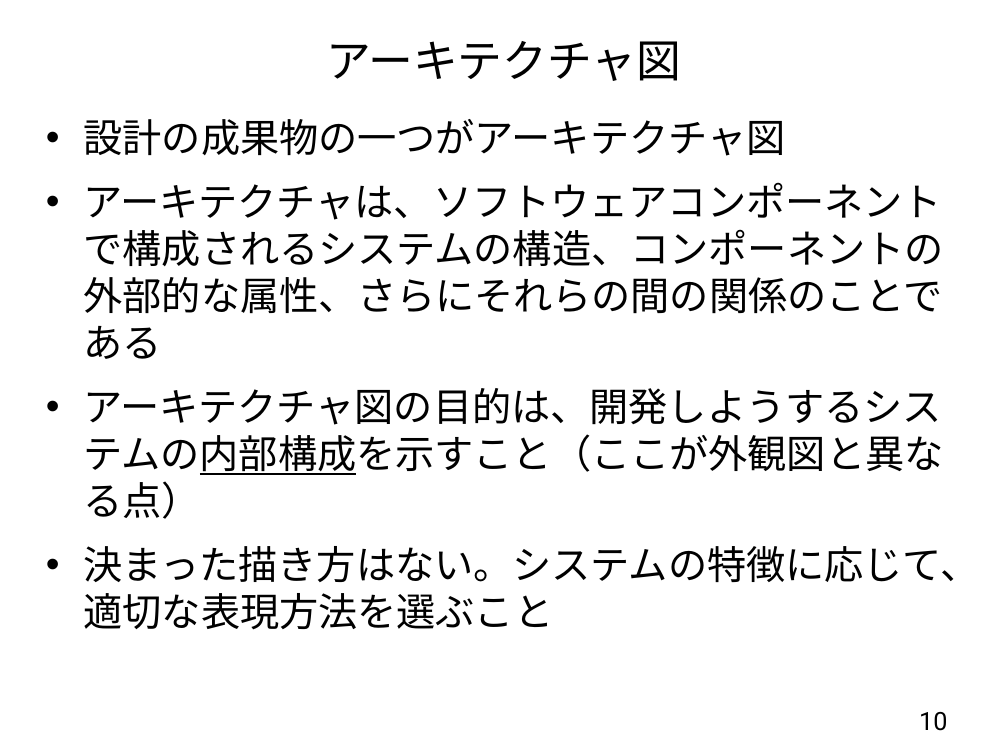
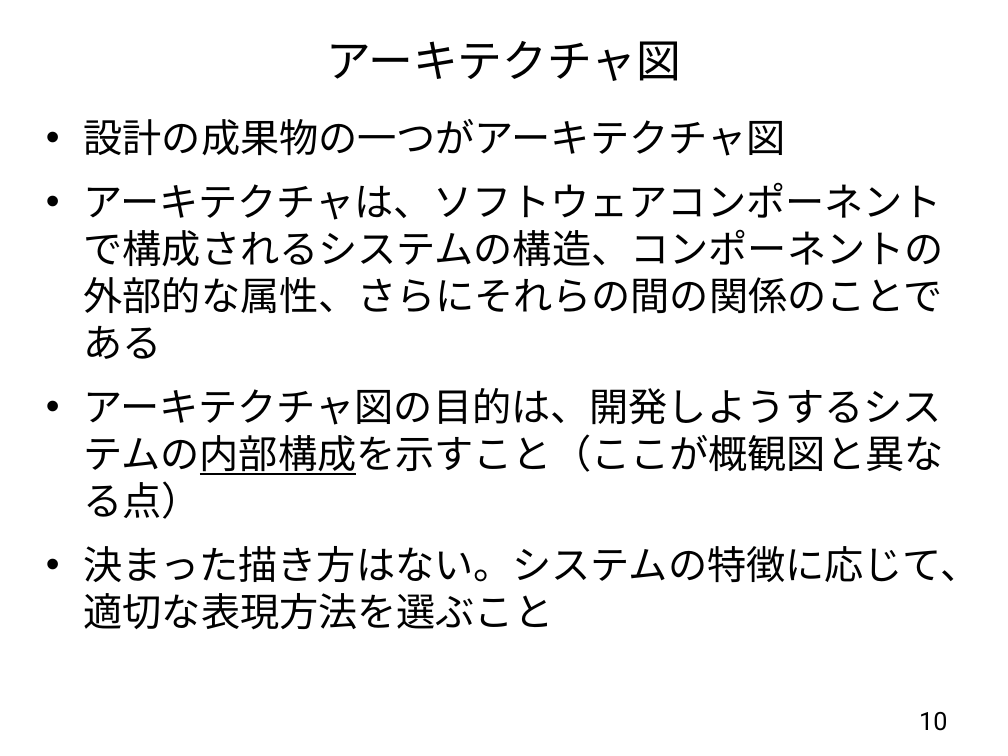
Before and after one commit to gotoh-lab-su/b4docs, a slide deck: slide 10 of PPTs/PreDefenseTemplate.pptx. Drawn at 1008x756 pixels with LibreOffice and Linux fonts; fonts in the diff are those of the drawing. Boxes give left, top, right and bottom in pixels: in the first picture for what was removed or moved away, otherwise in the second. Text is boxed around its words. In the diff, an @@ line names an element or a change of style, - is before the commit and + after.

```diff
--- a/PPTs/PreDefenseTemplate.pptx
+++ b/PPTs/PreDefenseTemplate.pptx
@@ text at [84, 388, 944, 519]: text changed @@
-• アーキテクチャ図の目的は、開発しようするシステムの内部構成を示すこと（ここが外観図と異なる点）
+• アーキテクチャ図の目的は、開発しようするシステムの内部構成を示すこと（ここが概観図と異なる点）
```
Also in this commit, not shown: 1 other slide changed.
